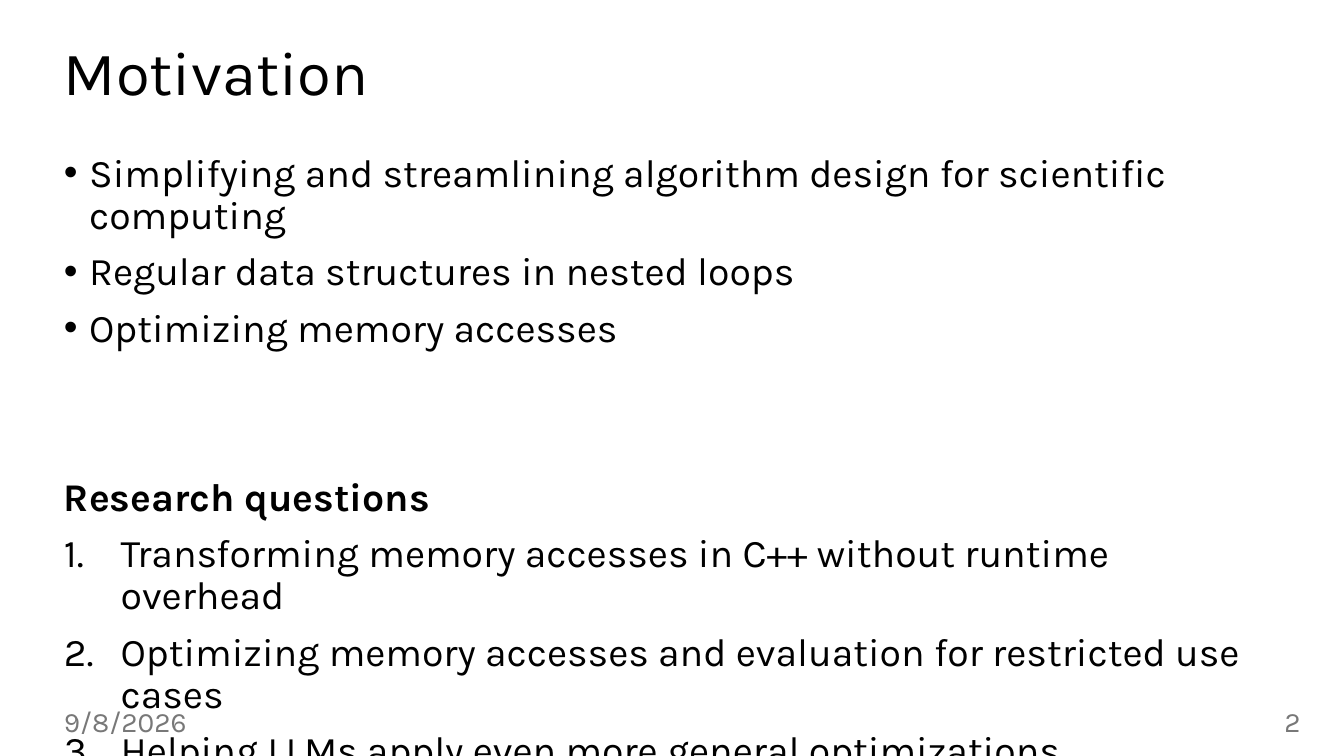
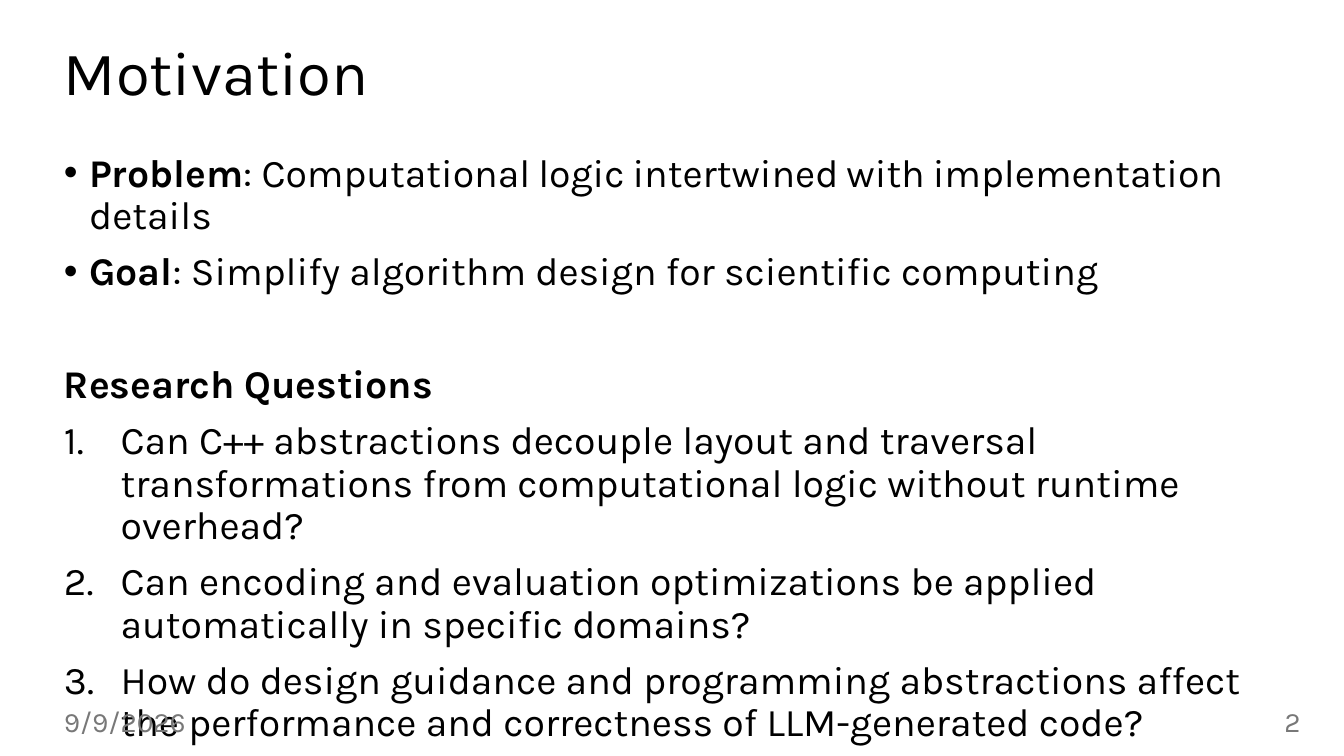
Before and after one commit to jiriklepl/phd-thesis, a slide deck: slide 2 of defense/Optimizing Memory Layouts and Traversal Orders in High-Performance Computing.pptx. Drawn at 1344x756 pixels with LibreOffice and Linux fonts; fonts in the diff are those of the drawing; background and template pictures are left out. Boxes give left, top, right and bottom in pixels: in the first picture for what was removed or moved away, otherwise in the second. Text is boxed around its words. In the diff, an @@ line names an element or a change of style, - is before the commit and + after.

```diff
--- a/defense/Optimizing Memory Layouts and Traversal Orders in High-Performance Computing.pptx
+++ b/defense/Optimizing Memory Layouts and Traversal Orders in High-Performance Computing.pptx
@@ text at (64,160,1240,746): text changed @@
-• Simplifying and streamlining algorithm design for scientific computing
-• Regular data structures in nested loops
-• Optimizing memory accesses
-Research questions
-1. Transforming memory accesses in C++ without runtime overhead
-2. Optimizing memory accesses and evaluation for restricted use cases
-3. Helping LLMs apply even more general optimizations
+• Problem: Computational logic intertwined with implementation details
+• Goal: Simplify algorithm design for scientific computing
+Research Questions
+1. Can C++ abstractions decouple layout and traversal transformations from computational logic without runtime overhead?
+2. Can encoding and evaluation optimizations be applied automatically in specific domains?
+3. How do design guidance and programming abstractions affect the performance and correctness of LLM-generated code?
@@ text at (64,709,186,737): text changed @@
-9/8/2026
+9/9/2026
```
Also in this commit, not shown: 48 other slides changed, 3 slides removed.
